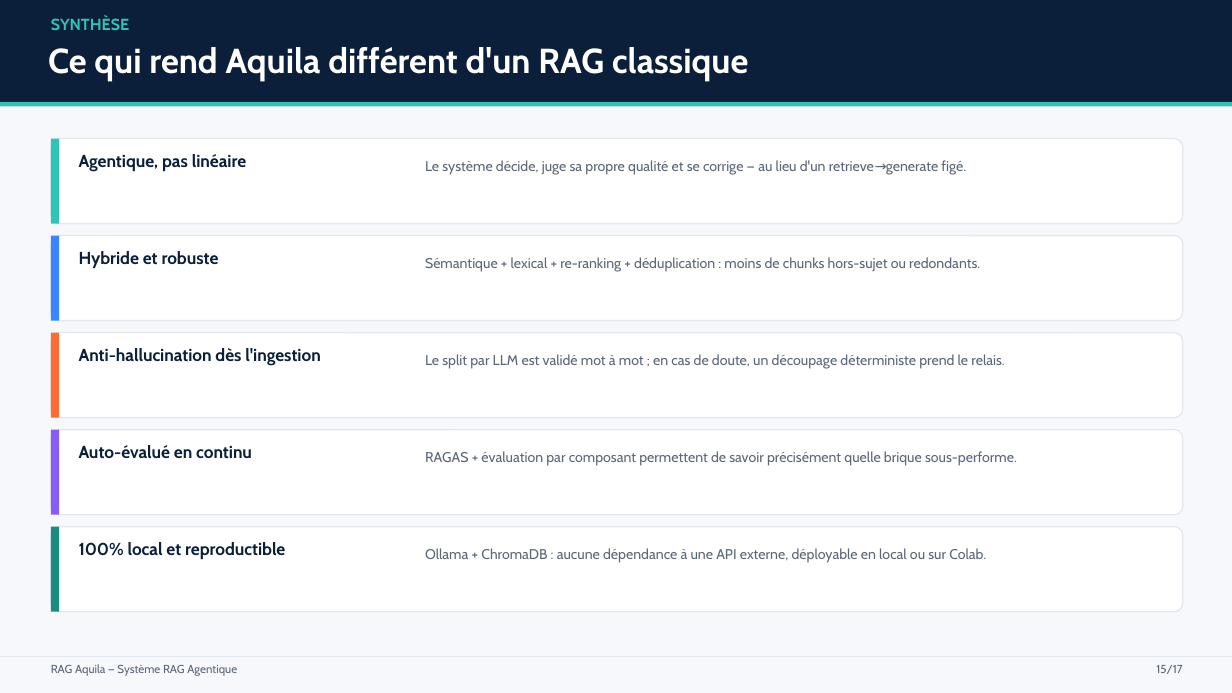
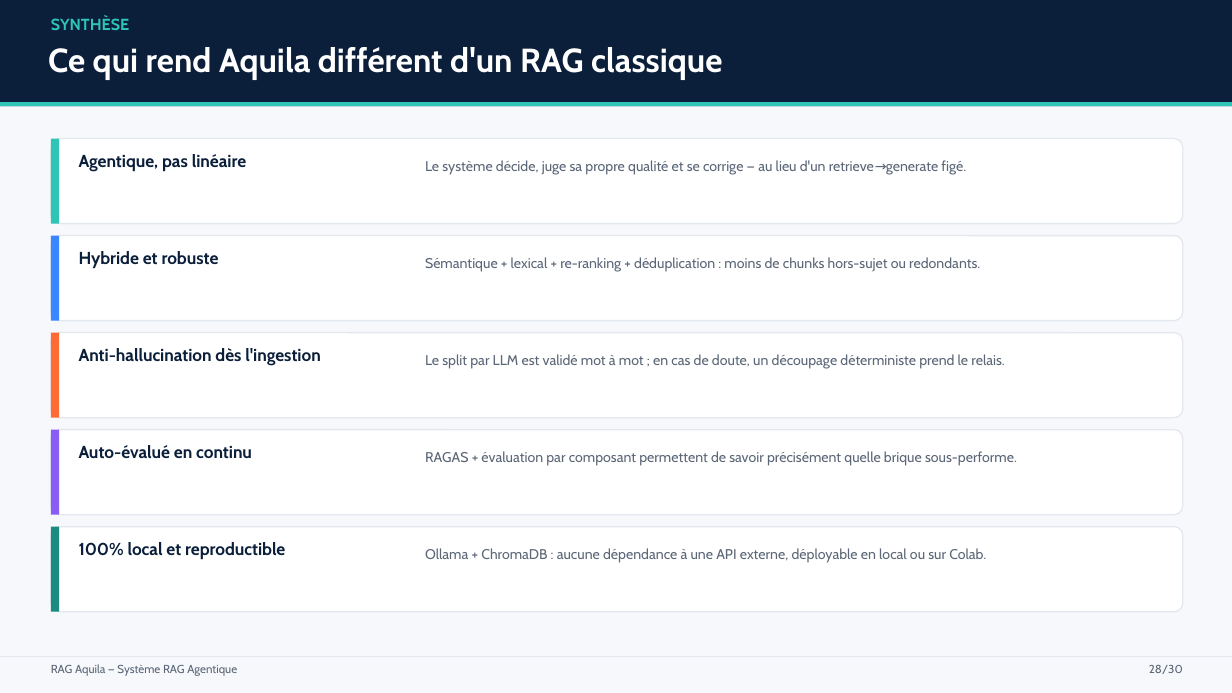
Before and after one commit to paulhenriduranton-collab/RAG_Aquila, a slide deck: slide 28 of Presentation_RAG_Aquila.pptx (slide 15 before the commit). Drawn at 1232x693 pixels with LibreOffice and Linux fonts; fonts in the diff are those of the drawing. Boxes give left, top, right and bottom in pixels: in the first picture for what was removed or moved away, otherwise in the second. Text is boxed around its words. In the diff, an @@ line names an element or a change of style, - is before the commit and + after.

```diff
--- a/Presentation_RAG_Aquila.pptx
+++ b/Presentation_RAG_Aquila.pptx
@@ text "Ce qui rend Aquila différent ..." at (48, 47, 722, 80): size 27 to 26 pt @@
@@ text at (1149, 665, 1183, 674): text changed @@
-15/17
+28/30
```
Also in this commit, not shown: 13 other slides changed, 16 slides added, 3 slides removed, 1 other file.
